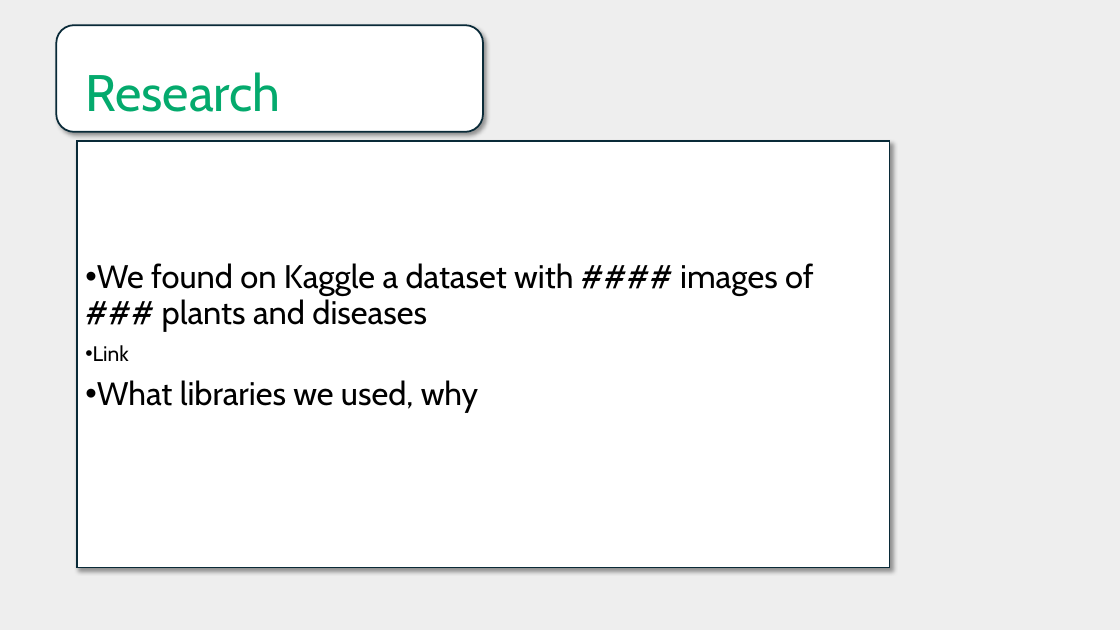
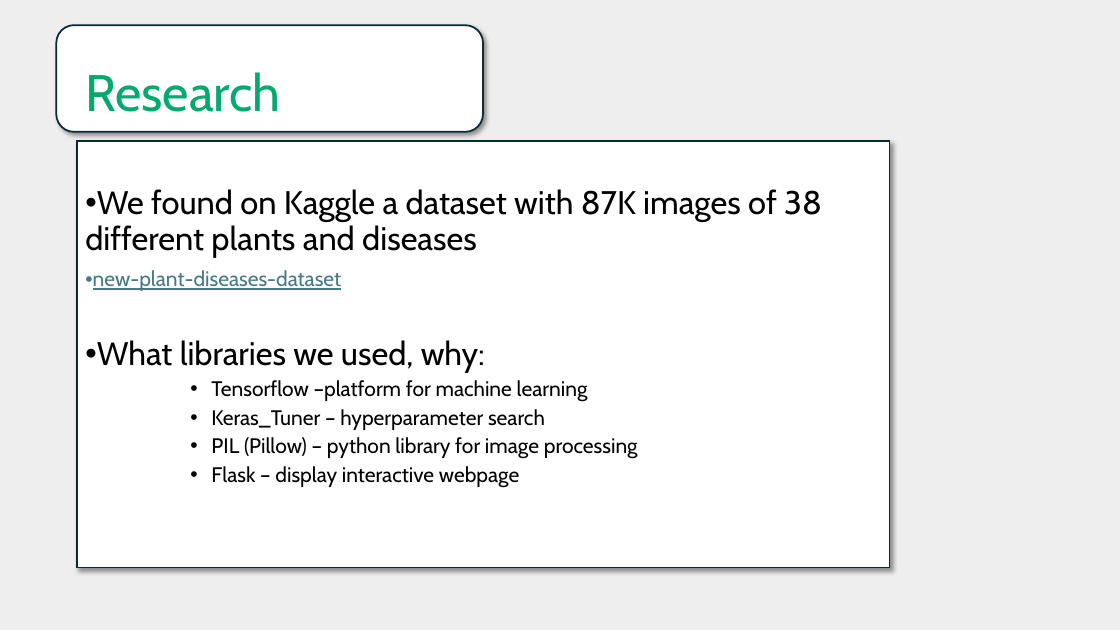
Before and after one commit to mlopez60/Project4, a slide deck: slide 5 of Plant_doctors.pptx. Drawn at 1120x630 pixels with LibreOffice and Linux fonts; fonts in the diff are those of the drawing. Boxes give left, top, right and bottom in pixels: in the first picture for what was removed or moved away, otherwise in the second. Text is boxed around its words. In the diff, an @@ line names an element or a change of style, - is before the commit and + after.

Commit message:
powerpoint process updates

```diff
--- a/Plant_doctors.pptx
+++ b/Plant_doctors.pptx
@@ text at box(85, 189, 822, 488): text changed; size 28 to 18 pt @@
-• We found on Kaggle a dataset with #### images of ### plants and diseases
-• Link
-• What libraries we used, why
+• We found on Kaggle a dataset with 87K images of 38 different plants and diseases
+• new-plant-diseases-dataset
+• What libraries we used, why:
+      • Tensorflow –platform for machine learning
+      • Keras_Tuner – hyperparameter search
+      • PIL (Pillow) – python library for image processing
+      • Flask – display interactive webpage
```
Also in this commit, not shown: 1 other slide changed, 2 slides added, 2 slides removed.
